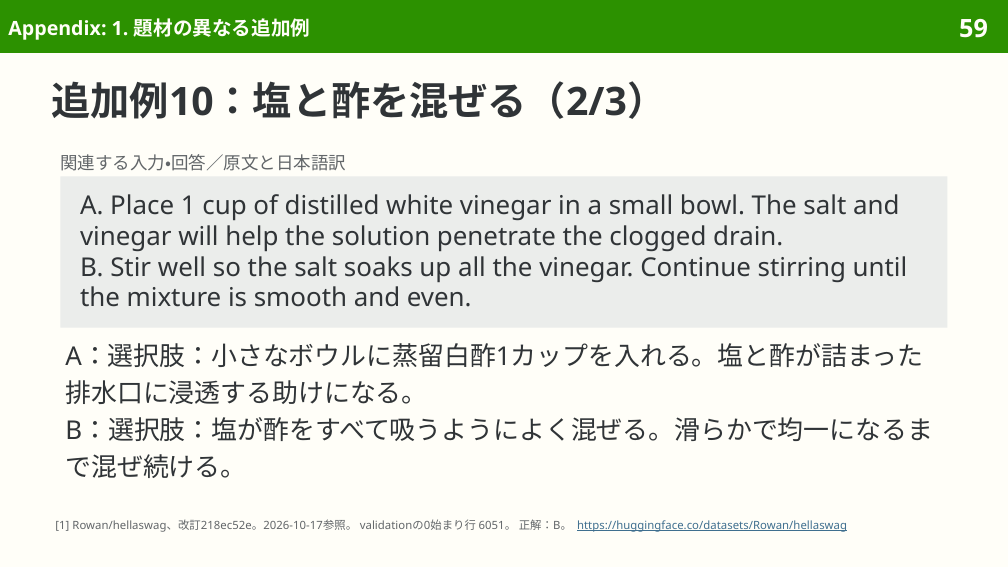
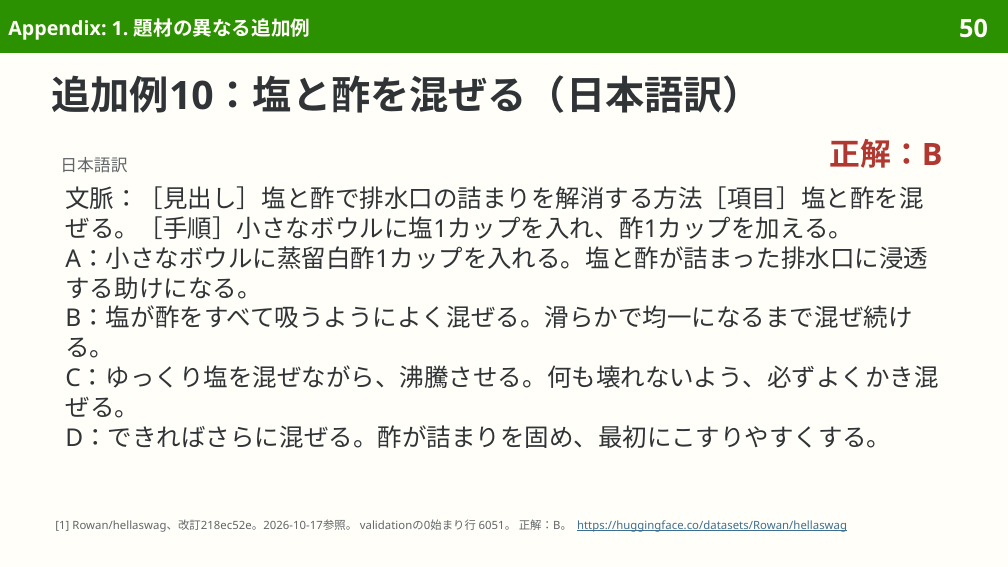
Before and after one commit to sasakiy84/datasets-in-10-minutes, a slide deck: slide 50 of slides/datasets-in-10-minutes-hellaswag.pptx (slide 59 before the commit). Drawn at 1008x567 pixels with LibreOffice and Linux fonts; fonts in the diff are those of the drawing. Boxes give left, top, right and bottom in pixels: in the first picture for what was removed or moved away, otherwise in the second. Text is boxed around its words. In the diff, an @@ line names an element or a change of style, - is before the commit and + after.

```diff
--- a/slides/datasets-in-10-minutes-hellaswag.pptx
+++ b/slides/datasets-in-10-minutes-hellaswag.pptx
@@ page number at <box>959,18,988,38</box>: text changed @@
-59
+50
@@ title at <box>52,75,762,113</box>: text changed @@
-追加例10：塩と酢を混ぜる（2/3）
+追加例10：塩と酢を混ぜる（日本語訳）
@@ text added at <box>830,139,943,168</box>, 22 pt, text #B13731, bold @@
+正解：B
@@ text removed at <box>60,154,346,171</box> @@
-関連する入力・回答／原文と日本語訳
@@ rectangle removed at <box>60,176,948,328</box> @@
-A. Place 1 cup of distilled white vinegar in a small bowl. The salt and vinegar will help the solution penetrate the clogged drain.
-B. Stir well so the salt soaks up all the vinegar. Continue stirring until the mixture is smooth and even.
@@ text added at <box>60,157,127,173</box>, 12 pt, text #626669 @@
+日本語訳
@@ text at <box>65,186,938,448</box>: text changed; size 18.5 to 17.5 pt @@
-A：選択肢：小さなボウルに蒸留白酢1カップを入れる。塩と酢が詰まった排水口に浸透する助けになる。
-B：選択肢：塩が酢をすべて吸うようによく混ぜる。滑らかで均一になるまで混ぜ続ける。
+文脈：［見出し］塩と酢で排水口の詰まりを解消する方法［項目］塩と酢を混ぜる。［手順］小さなボウルに塩1カップを入れ、酢1カップを加える。
+A：小さなボウルに蒸留白酢1カップを入れる。塩と酢が詰まった排水口に浸透する助けになる。
+B：塩が酢をすべて吸うようによく混ぜる。滑らかで均一になるまで混ぜ続ける。
+C：ゆっくり塩を混ぜながら、沸騰させる。何も壊れないよう、必ずよくかき混ぜる。
+D：できればさらに混ぜる。酢が詰まりを固め、最初にこすりやすくする。
```
Also in this commit, not shown: 20 other slides changed, 10 slides removed, 9 other files.
